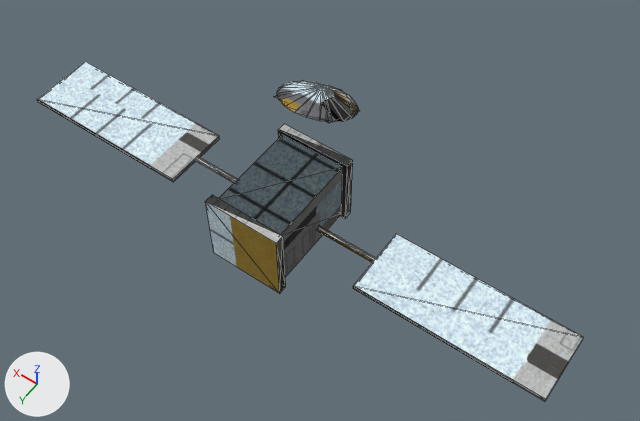
Two versions of the glTF model tools/asset_factory/deliveries/parti1/sd_prop_sat.glb, one commit apart.
One viewpoint serves both versions: a camera (50 mm lens) standing at (-0.566, 0.717, 1.069) and looking at (-0.063, 0.012, -0.037). The lights are fixed; the arrows at lower left show +X, +Y and +Z. The older version comes first. Mesh edges are drawn as thin lines. Where no turn or scale is listed for an object, it has been applied to the vertices. Vertices at exactly the same position are counted once.

Objects in the first picture: 'LOD0_body', 'LOD1_body'.
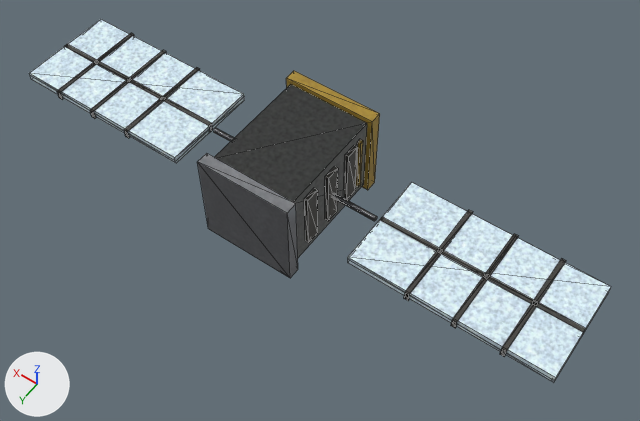
What differs and where, as boxes [x1, y1, x2, y2] in the pictures (640 x 421 px; the box of a moved part takes in the faces that stretch with it):
'LOD0_body', reshaped (7% wider, 7% taller): before [37, 62, 583, 402]; after [29, 19, 611, 383]
'LOD1_body', reshaped: before [198, 80, 370, 258]; after [60, 35, 585, 357]
part 1 of me_lod0_body, moved or reshaped: before [219, 135, 343, 277]; after [215, 84, 367, 258]
part 2 of me_lod0_body, added: after [380, 217, 586, 337]
part 3 of me_lod0_body, added: after [65, 44, 212, 131]
part 4 of me_lod0_body, moved or reshaped: before [278, 124, 353, 219]; after [286, 71, 380, 189]
part 5 of me_lod0_body, added: after [29, 19, 244, 163]
part 6 of me_lod0_body, added: after [348, 182, 611, 383]
part 7 of me_lod0_body, moved or reshaped: before [205, 195, 286, 293]; after [198, 153, 298, 278]
part 8 of me_lod0_body, moved or reshaped: before [195, 156, 238, 183]; after [213, 128, 234, 142]
part 9 of me_lod0_body, moved or reshaped: before [317, 225, 376, 263]; after [332, 193, 377, 221]
part 10 of me_lod0_body, deleted: before [277, 81, 358, 122]
part 11 of me_lod0_body, deleted: before [37, 62, 220, 182]
part 12 of me_lod0_body, deleted: before [353, 234, 583, 402]
part 13 of me_lod0_body, added: after [305, 139, 363, 243]
part 14 of me_lod0_body, added: after [404, 210, 566, 357]
part 15 of me_lod0_body, added: after [57, 33, 200, 138]
part 16 of me_lod1_body, deleted: before [198, 80, 370, 258]
part 17 of me_lod1_body, added: after [60, 35, 585, 357]

Patch to the scene script:
```diff
--- a/tools/asset_factory/deliveries/parti1/sd_prop_sat.glb.py
+++ b/tools/asset_factory/deliveries/parti1/sd_prop_sat.glb.py
@@ me_lod0_body @@
-me_lod0_body.from_pydata(...)  # 120 vertices, 178 faces; spans x -0.5..0.5, y -0.13..0.13, z -0.126..0.126
+me_lod0_body.from_pydata(...)  # 200 vertices, 240 faces; spans x -0.5..0.5, y -0.119..0.119, z -0.082..0.082
+# me_lod0_body part 1: the loose piece of 8 vertices spanning x -0.06..0.06, y -0.054..0.114, z -0.118..0.002 is scaled about its middle by (1.23, 1.17, 1.23), then moved by (0.0, -0.03, 0.058)
+# me_lod0_body part 2: the loose piece of 8 vertices spanning x -0.06..0.06, y -0.054..0.114, z -0.118..0.002 is copied, and the copy is scaled about its middle by (2.78, 0.0418, 0.135), then moved by (-0.333, -0.03, 0.058); it spans x -0.5..-0.167, y -0.004..0.004, z -0.008..0.008
+# me_lod0_body part 3: the loose piece of 8 vertices spanning x -0.06..0.06, y -0.054..0.114, z -0.118..0.002 is copied, and the copy is scaled about its middle by (2.78, 0.0418, 0.135), then moved by (0.333, -0.03, 0.058); it spans x 0.167..0.5, y -0.004..0.004, z -0.008..0.008
+# me_lod0_body part 4: the loose piece of 8 vertices spanning x -0.068..0.068, y -0.07..-0.054, z -0.126..0.01 is scaled about its middle by (1.21, 1.32, 1.21), then moved by (0.0, -0.046, 0.058)
+# me_lod0_body part 5: a new loose piece, a box spanning x 0.167..0.5, y -0.088..0.088, z -0.007..0.007, in mat_mat_body
+# me_lod0_body part 6: a new loose piece, a box spanning x -0.5..-0.167, y -0.088..0.088, z -0.007..0.007, in mat_mat_body
+# me_lod0_body part 7: the loose piece of 8 vertices spanning x -0.068..0.068, y 0.114..0.13, z -0.126..0.01 is scaled about its middle by (1.21, 1.32, 1.21), then moved by (0.0, -0.013, 0.058)
+# me_lod0_body part 8: the loose piece of 16 vertices spanning x 0.072..0.18, y 0.025..0.035, z -0.063..-0.053 is scaled about its middle by 0.877, then moved by (-0.015, -0.03, 0.058)
+# me_lod0_body part 9: the loose piece of 16 vertices spanning x -0.18..-0.072, y 0.025..0.035, z -0.063..-0.053 is scaled about its middle by 0.877, then moved by (0.015, -0.03, 0.058)
+# me_lod0_body part 10: the loose piece of 40 vertices spanning x -0.064..0.064, y -0.13..-0.011, z 0.078..0.126 is deleted
+# me_lod0_body part 11: the loose piece of 8 vertices spanning x 0.18..0.5, y -0.03..0.09, z -0.062..-0.054 is deleted
+# me_lod0_body part 12: the loose piece of 8 vertices spanning x -0.5..-0.18, y -0.03..0.09, z -0.062..-0.054 is deleted
+# me_lod0_body part 13: 64 vertices added at x -0.079..0.079, y -0.081..0.065, z -0.053..0.053
+# me_lod0_body part 14: 24 vertices added at x -0.428..-0.267, y -0.091..0.091, z -0.008..0.008
+# me_lod0_body part 15: 24 vertices added at x 0.267..0.428, y -0.091..0.091, z -0.008..0.008
+# other edits to the shape of me_lod0_body do not show in these pictures
 me_lod0_body.materials.append(mat_mat_body)
@@ me_lod1_body @@
-me_lod1_body.from_pydata(...)  # 52 vertices, 52 faces; spans x -0.5..0.5, y -0.132..0.13, z -0.126..0.124
+me_lod1_body.from_pydata(...)  # 79 vertices, 72 faces; spans x -0.5..0.5, y -0.098..0.098, z -0.082..0.082
+# me_lod1_body part 16: 8 loose pieces with 44 vertices, spanning x -0.5..0.5, y -0.132..0.13, z -0.126..0.124, are deleted
+# me_lod1_body part 17
+# 57 vertices are added at x -0.5..0.5, y -0.098..0.098, z -0.082..0.082
+# 14 new vertices lie (0.0, 0.0, 0.016) away from vertices in x -0.5..0.5, y -0.091..0.091, z -0.008
+# 64 new faces join them
+# other edits to the shape of me_lod1_body do not show in these pictures
 me_lod1_body.materials.append(mat_mat_body)
```
